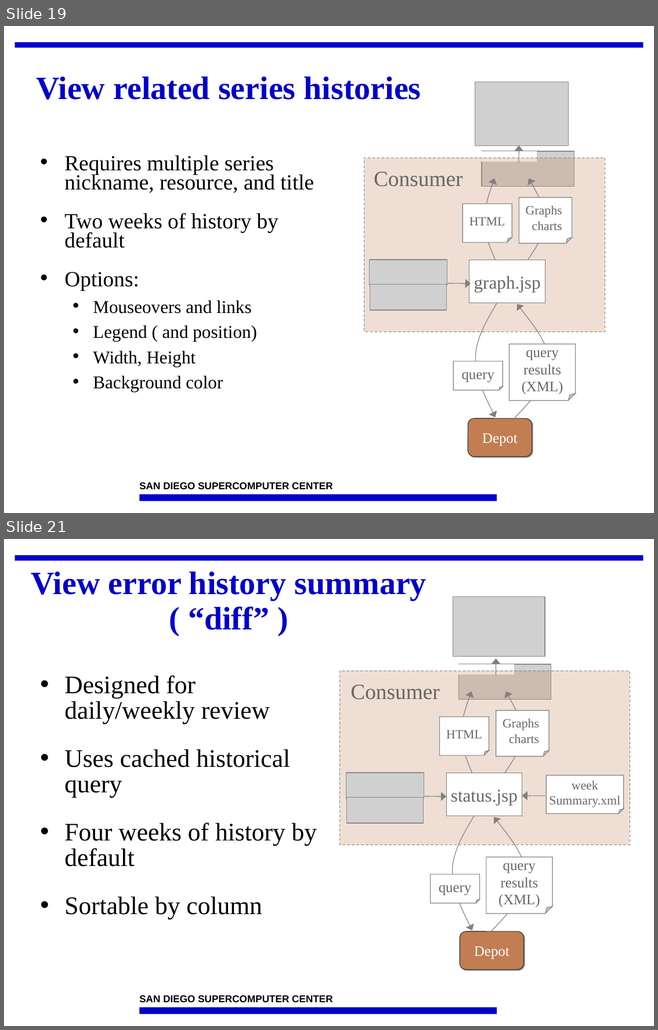
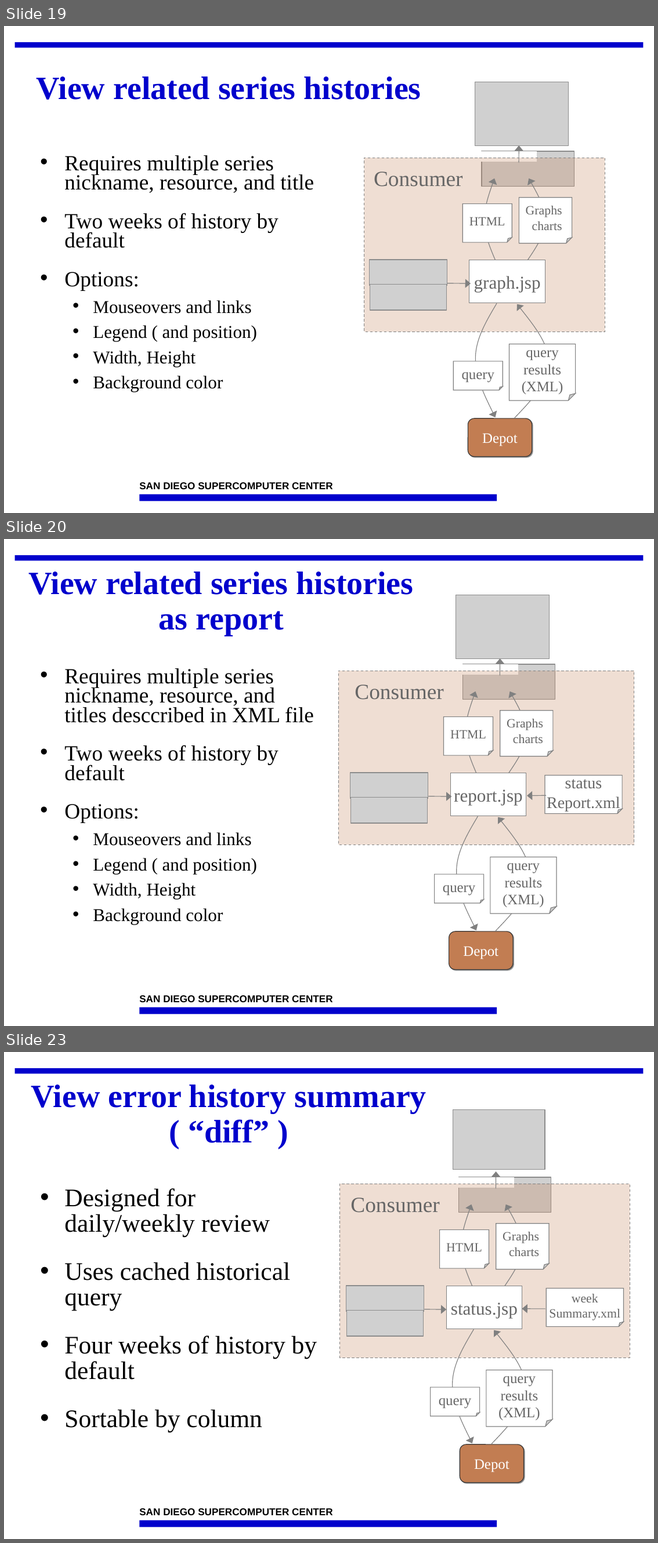
Before and after one commit to IncaProject/inca-xsede, a slide deck: talks/2008workshop/consumer.ppt. Shown one above the other, each under a label of ours: slides 19 and 21 before the commit, slides 19, 20 and 23 after it; the slides between them are not shown. The pictures are 658x1030 and 658x1543 pixels, drawn with LibreOffice and Linux fonts; fonts in the diff are those of the drawing; grey boxes stand for pictures; background and template pictures are left out. Boxes give left, top, right and bottom in pixels: in the first picture for what was removed or moved away, otherwise in the second. Text is boxed around its words. In the diff, an @@ line names an element or a change of style, - is before the commit and + after.

```diff
--- a/talks/2008workshop/consumer.ppt
+++ b/talks/2008workshop/consumer.ppt
@@ slide 20 added at box(4, 539, 654, 1026), background #FFFFFF; not listed: 3 template elements that a slide beside it also shows @@
@@ title added at box(28, 571, 413, 636), 36 pt, text #0000CC, bold @@
+View related series histories as report
@@ picture added at box(455, 595, 549, 658) @@
@@ arrow added from (500, 675) to (500, 658), #808080 0.74 pt @@
@@ text added at box(64, 668, 314, 925), 24 pt, text #000000 @@
+• Requires multiple series nickname, resource, and titles desccribed in XML file
+• Two weeks of history by default
+• Options:
+  • Mouseovers and links
+  • Legend ( and position)
+  • Width, Height
+  • Background color
@@ rectangle added at box(338, 671, 633, 845), fill #C27D52 at 25% opacity, outline #808080 0.74 pt dashed @@
@@ rectangle added at box(428, 664, 517, 674), fill #FFFFFF, outline #FFFFFF 0.74 pt @@
@@ picture added at box(463, 664, 555, 700) @@
@@ text added at box(354, 685, 443, 700), 24 pt, text #666666 @@
+Consumer
@@ freeform shape added at box(465, 692, 476, 773), outline #808080 0.74 pt @@
@@ freeform shape added at box(508, 692, 525, 773), outline #808080 0.74 pt @@
@@ folded corner added at box(500, 711, 552, 756), fill #FFFFFF, outline #808080 0.74 pt, 14 pt, text #666666 @@
+Graphs
+charts
@@ folded corner added at box(443, 717, 492, 755), fill #FFFFFF, outline #808080 0.74 pt, 14 pt, text #666666 @@
+HTML
@@ picture added at box(350, 773, 427, 799) @@
@@ rectangle added at box(450, 773, 526, 816), fill #FFFFFF, outline #808080 0.74 pt, 20 pt, text #666666 @@
+report.jsp
@@ folded corner added at box(545, 776, 622, 814), fill #FFFFFF, outline #808080 0.74 pt, 18 pt, text #666666 @@
+status
+Report.xml
@@ picture added at box(351, 798, 427, 823) @@
@@ arrow added from (428, 797) to (452, 797), #808080 0.74 pt @@
@@ arrow added from (546, 795) to (526, 795), #808080 0.74 pt @@
@@ freeform shape added at box(456, 816, 477, 931), outline #808080 0.74 pt @@
@@ freeform shape added at box(495, 817, 529, 931), outline #808080 0.74 pt @@
@@ folded corner added at box(490, 857, 556, 914), fill #FFFFFF, outline #808080 0.74 pt, 16 pt, text #666666 @@
+query results (XML)
@@ folded corner added at box(434, 874, 484, 903), fill #FFFFFF, outline #808080 0.74 pt, 16 pt, text #666666 @@
+query
@@ rounded rectangle added at box(449, 931, 513, 970), fill #C27D52, outline #333333 0.74 pt, 16 pt, text #FFFFFF @@
+Depot
@@ what was slide 21 is now slide 23 @@
```
Also in this commit, not shown: 9 slides changed, 1 other slide added.
